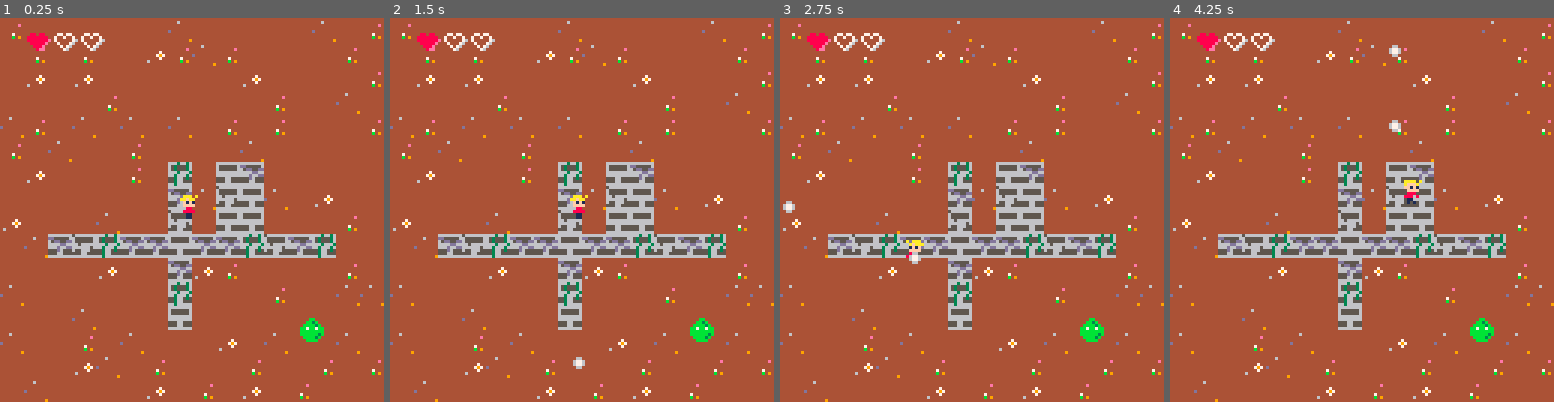
Above: before the commit, frames 1-4 (left to right).
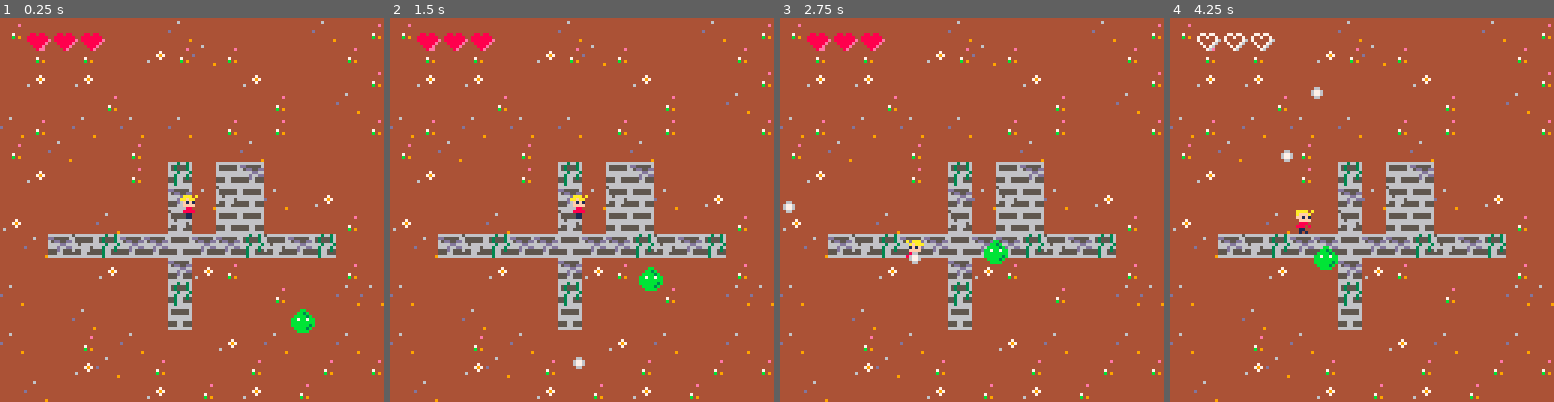
Above: after the commit, the same moments.

Repository: balomus/zeldalike
Game: PICO-8 cartridge zeldalike.p8
Same seed, same stepped clock (60 frames per second), same inputs: the game is played once before the commit and once after it.
Inputs:
- Up to frame 1 (0.25 s): no input
- Up to frame 2 (1.5 s): tap X (X key) at 1.07 s
- Up to frame 3 (2.75 s): hold Left 1.97-2.37 s; tap X (X key) at 2.07, 2.4, 2.73 s; hold Down from 2.42 s (still down)
- Up to frame 4 (4.25 s): release Down at 2.82 s; hold Right 2.87-3.53 s; tap X (X key) every 0.33 s from 3.07 to 4.07 s; hold Up 3.58-4.08 s; hold Right from 4.13 s (still down)

The runs differ from the first frame. In frame 1, 0.8% of the frame differs, in the area x 14-85%, y 3-85%; in frame 2, 0.9%; in frame 3, 0.9%; in frame 4, 1.4%, in the area x 7-85%, y 3-85%.

Commit message:
knock back player when hit by slime

Diff:
--- a/collision.lua
+++ b/collision.lua
@@ -1,5 +1,5 @@
 function col(a, b)
-    print(a.type, b.type)
+    -- print(a.type, b.type)
 
     local a_left = a.x
     local a_top = a.y
--- a/init.lua
+++ b/init.lua
@@ -16,7 +16,7 @@
         speed=0.75,
         anim=0,
         running=false,
-        health=1,
+        health=3,
         maxhealth=3
     }
 
--- a/slime.lua
+++ b/slime.lua
@@ -1,6 +1,22 @@
 function slimeupdate(s)
-    s.x += s.dx
-    s.y += s.dy
+
+    local dx = player.x - s.x
+    local dy = player.y - s.y
+
+    local mag = sqrt(dx*dx + dy*dy)
+    if mag > 0 then
+        dx = dx / mag
+        dy = dy / mag
+    end
+
+    s.x += dx * s.speed
+    s.y += dy * s.speed
+
+    -- s.dx = player.x - s.x
+    -- s.dy = player.y - s.y
+
+    -- s.x += s.dx
+    -- s.y += s.dy
 
     for o in all(objs) do
         if fget(o.spr, 0) then
@@ -9,6 +25,12 @@
                 o.time = 1
             end
         end
+    end
+
+    if (col(s, player)) then
+        player.health -= 1
+        player.x += dx * 10
+        player.y += dy * 10
     end
 
 
@@ -23,7 +45,8 @@
         update=slimeupdate,
         spr=5,draw=objdraw,
         health=3,
-        type='slime'
+        type='slime',
+        speed=0.25
     }
     add(objs,s)
     return s
